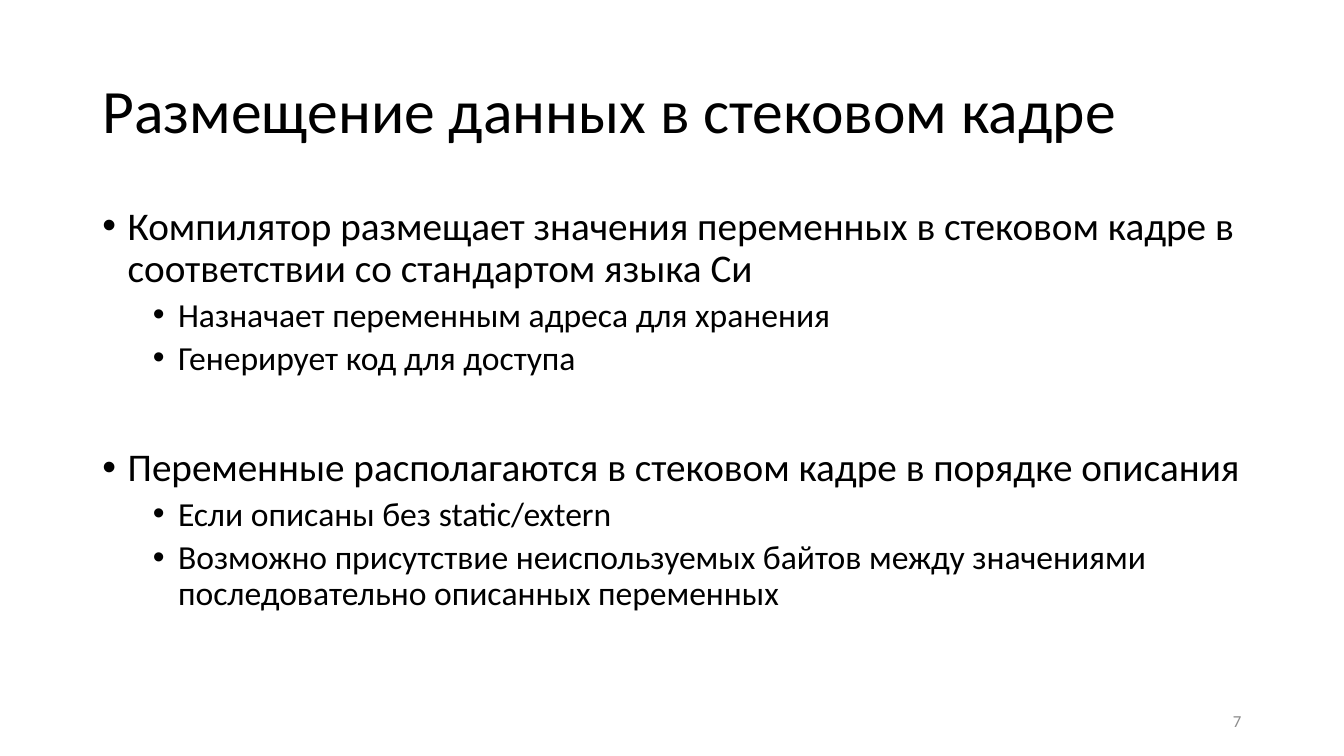
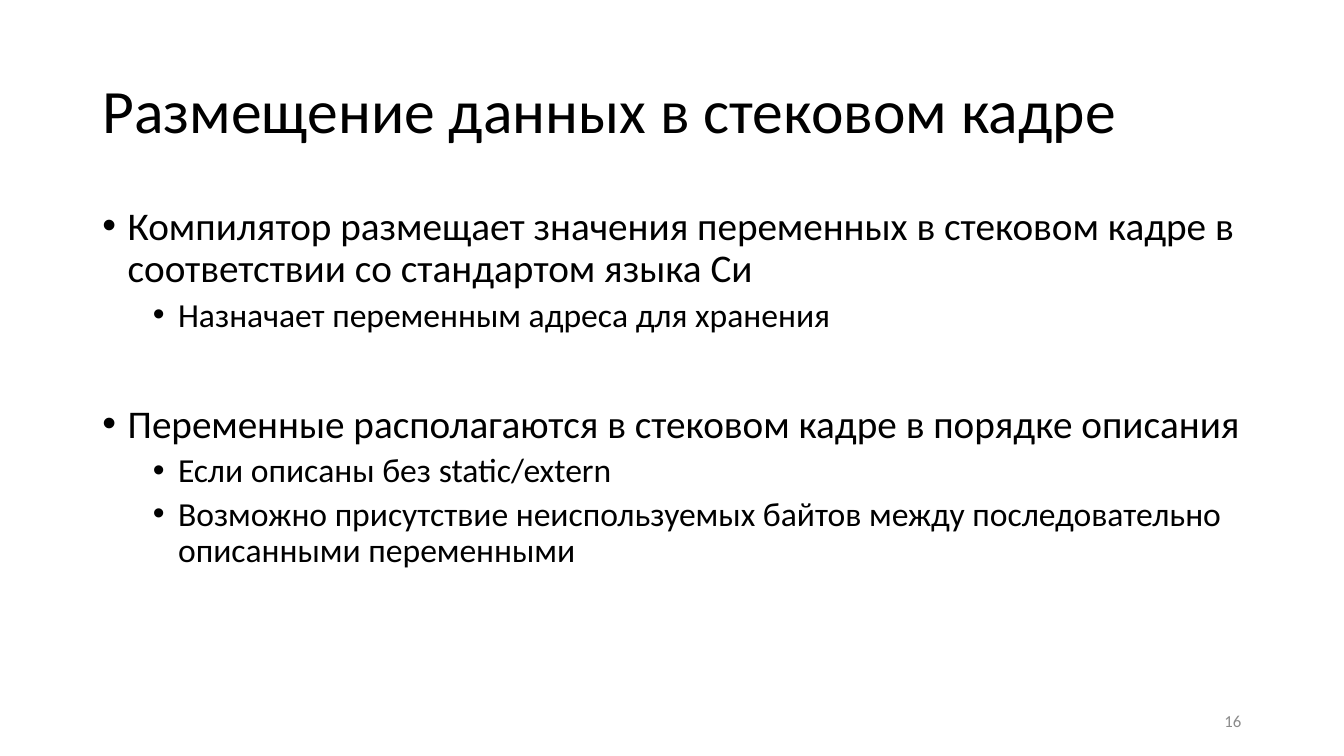
Before and after one commit to Evgueni-Petrov-aka-espetrov/Algorithms-and-Programming-in-C-pptx, a slide deck: slide 16 of 06.5 Размещение типов в памяти.pptx (slide 7 before the commit). Drawn at 1344x756 pixels with LibreOffice and Linux fonts; fonts in the diff are those of the drawing. Boxes give left, top, right and bottom in pixels: in the first picture for what was removed or moved away, otherwise in the second. Text is boxed around its words. In the diff, an @@ line names an element or a change of style, - is before the commit and + after.

```diff
--- a/06.5 Размещение типов в памяти.pptx
+++ b/06.5 Размещение типов в памяти.pptx
@@ text at [178, 348, 575, 376]: paragraph removed @@
-  • Генерирует код для доступа
@@ text at [178, 503, 1220, 568]: text changed @@
-  • Возможно присутствие неиспользуемых байтов между значениями последовательно описанных переменных
+  • Возможно присутствие неиспользуемых байтов между последовательно описанными переменными
@@ page number at [1224, 716, 1241, 727]: text changed @@
-7
+16
```
Also in this commit, not shown: 20 other slides changed, 17 slides added, 9 slides removed.
